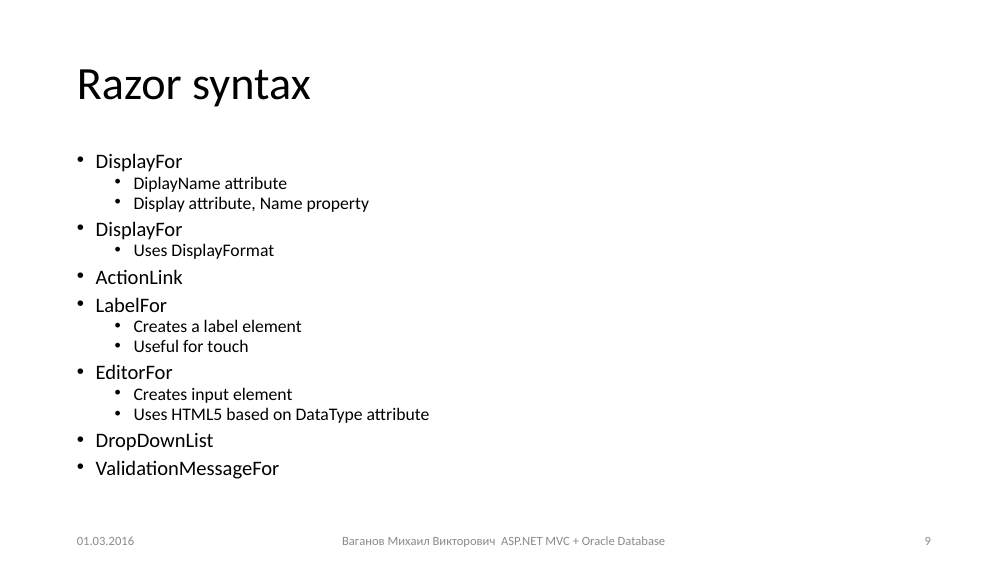
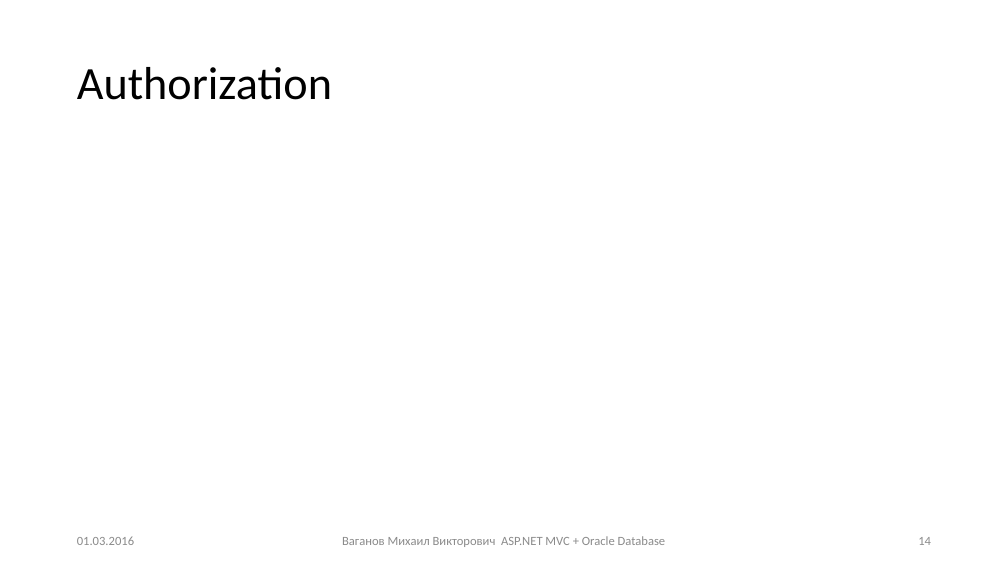
Before and after one commit to Mikhail-Vaganov/psu-applicants, a slide deck: slide 14 of Presentations/Занятие 5.pptx (slide 9 before the commit). Drawn at 1008x567 pixels with LibreOffice and Linux fonts; fonts in the diff are those of the drawing. Boxes give left, top, right and bottom in pixels: in the first picture for what was removed or moved away, otherwise in the second. Text is boxed around its words. In the diff, an @@ line names an element or a change of style, - is before the commit and + after.

```diff
--- a/Presentations/Занятие 5.pptx
+++ b/Presentations/Занятие 5.pptx
@@ title at bbox=[77, 67, 332, 100]: text changed @@
-Razor syntax
+Authorization
@@ text removed at bbox=[96, 153, 430, 479] @@
-• DisplayFor
-  • DiplayName attribute
-  • Display attribute, Name property
-• DisplayFor
-  • Uses DisplayFormat
-• ActionLink
-• LabelFor
-  • Creates a label element
-  • Useful for touch
-• EditorFor
-  • Creates input element
-  • Uses HTML5 based on DataType attribute
-• DropDownList
-• ValidationMessageFor
@@ page number at bbox=[918, 537, 931, 545]: text changed @@
-9
+14
```
Also in this commit, not shown: 6 other slides changed, 7 slides added, 1 slide removed, 34 other files.
